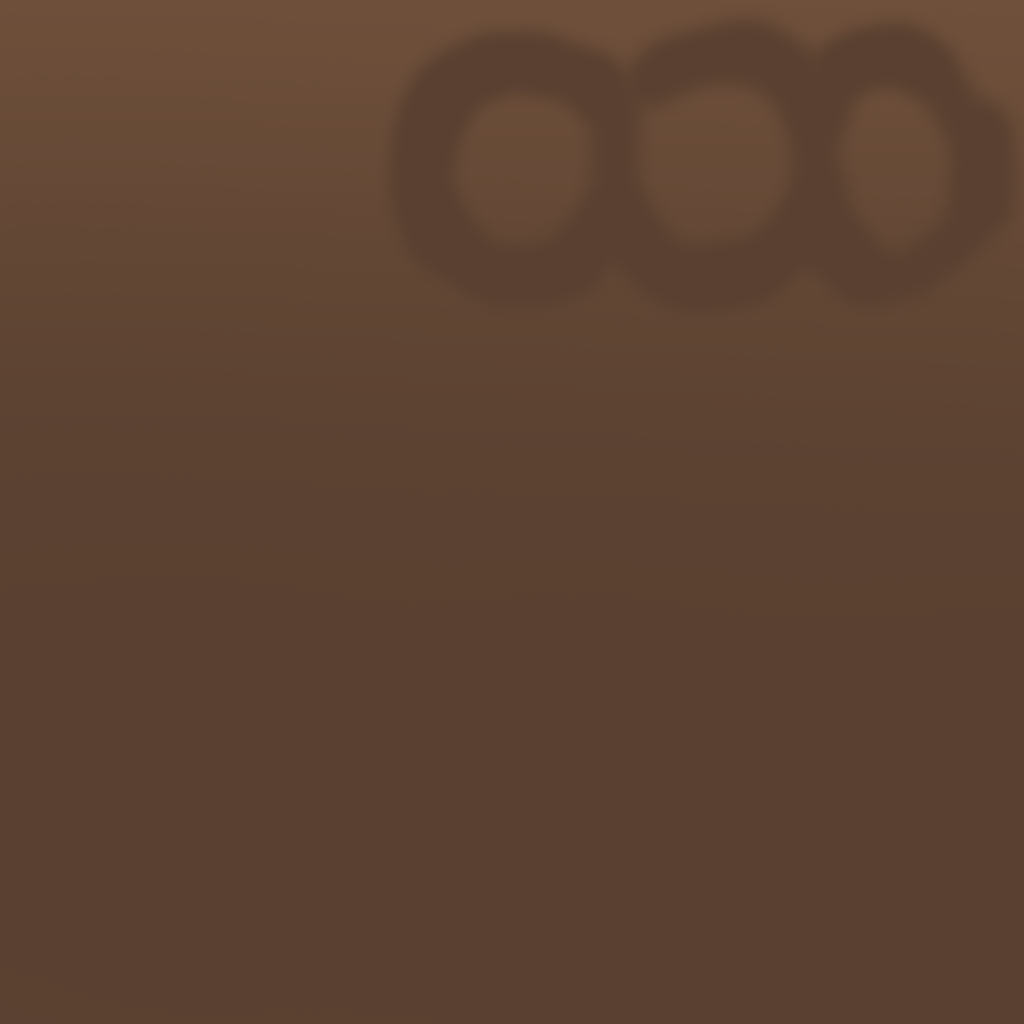
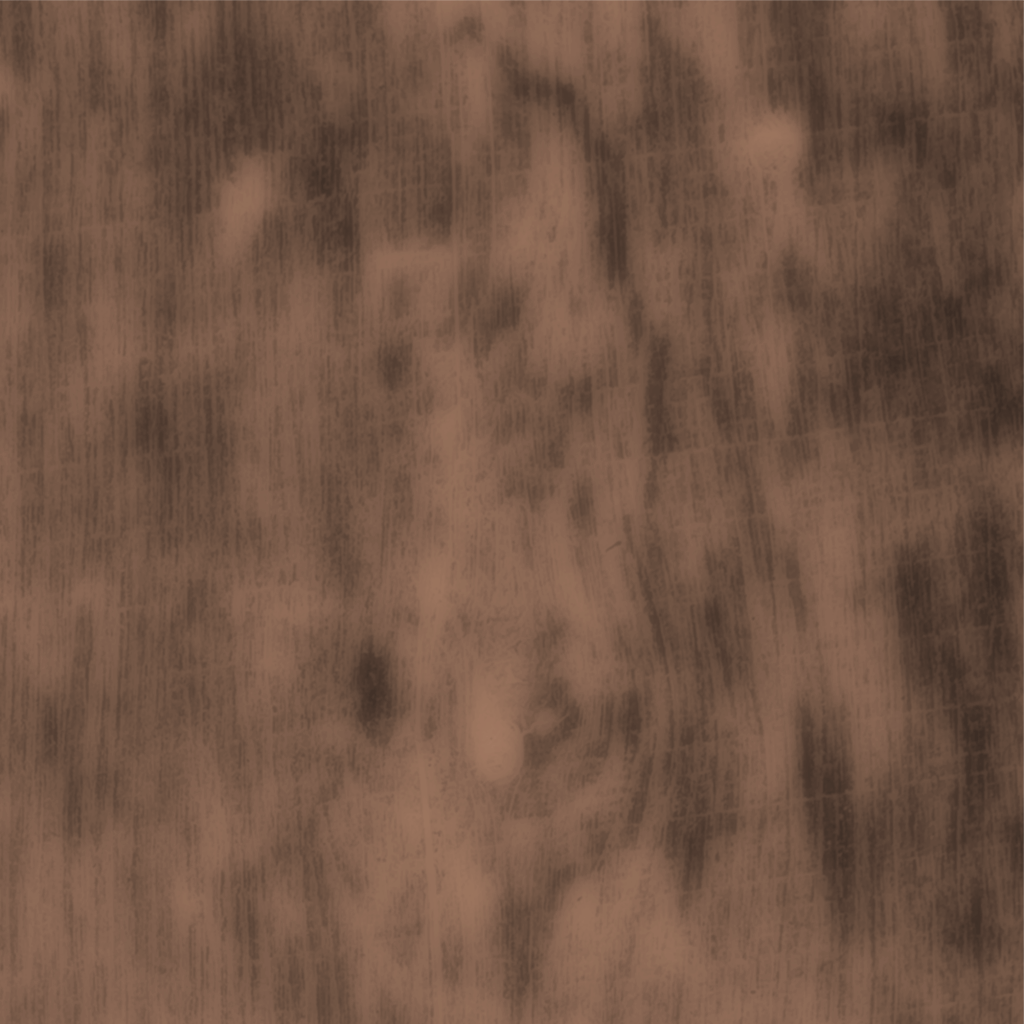
Before/after of a w=1024, h=1024 layered artwork. What changed in the layer stack:
added layer "04-detail" above "Layer 3" over (x1=0, y1=0, x2=1024, y2=1024)
hid "Layer 2", painted on it over (x1=0, y1=0, x2=1024, y2=1024)